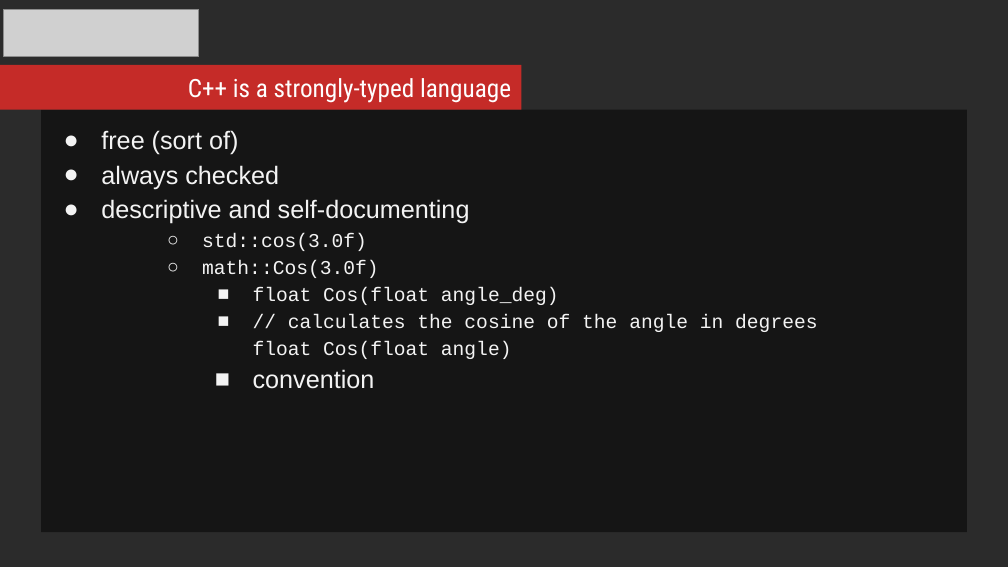
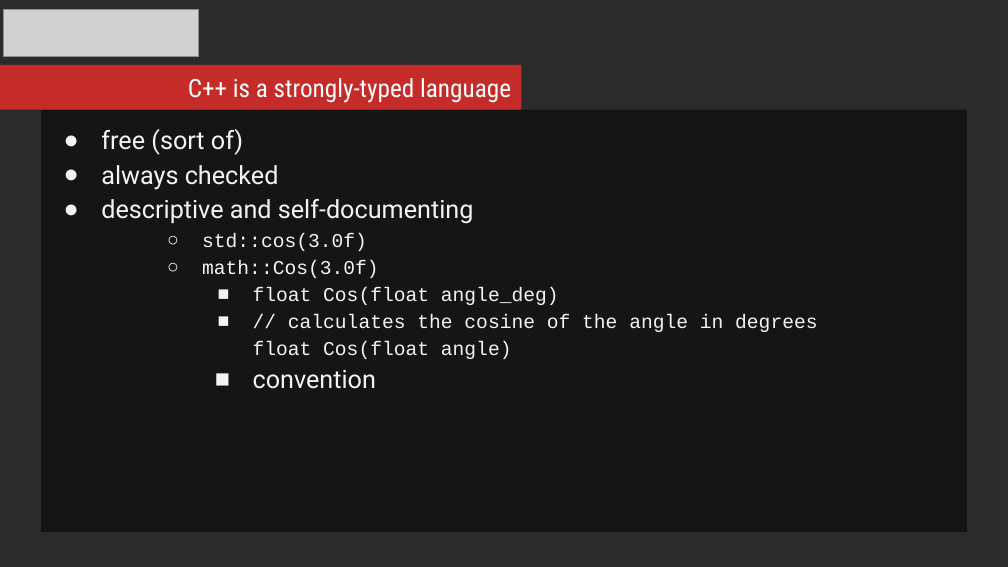
Before and after one commit to mikosz/type-safety, a slide deck: slide 8 of ask-not-what-you-can-do-for-the-compiler.odp. Drawn at 1008x567 pixels with LibreOffice and Linux fonts; fonts in the diff are those of the drawing; grey boxes stand for pictures; background and template pictures are left out; a plain dark background stands for a picture behind light text. Boxes give left, top, right and bottom in pixels: in the first picture for what was removed or moved away, otherwise in the second. Text is boxed around its words. In the diff, an @@ line names an element or a change of style, - is before the commit and + after.

```diff
--- a/ask-not-what-you-can-do-for-the-compiler.odp
+++ b/ask-not-what-you-can-do-for-the-compiler.odp
@@ text in rectangle at (x1=101, y1=129, x2=474, y2=389): font Arial to Roboto in "free (sort of)", "always checked", "descriptive and self-documenting", "convention" @@
```
Also in this commit, not shown: 2 other slides changed, 1 other file.
